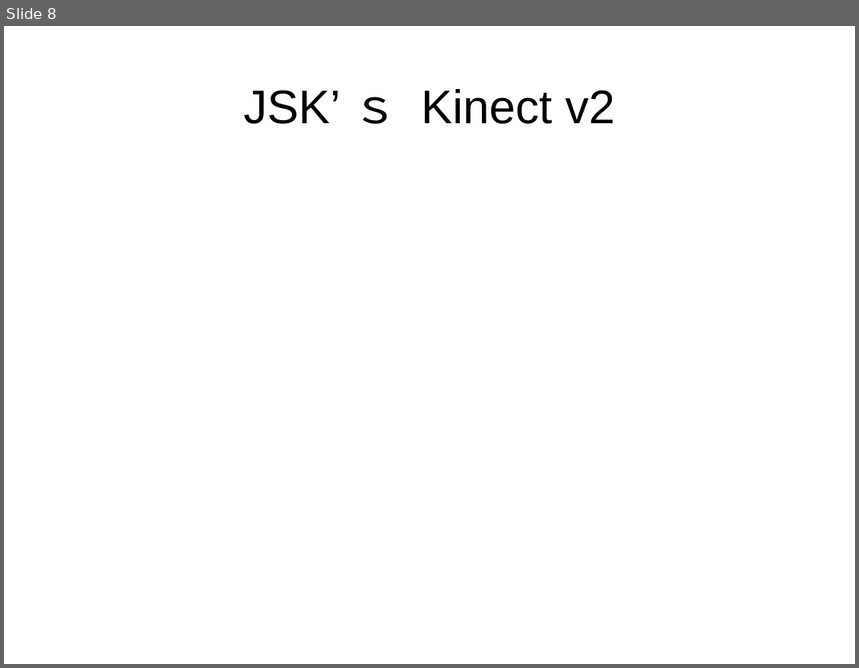
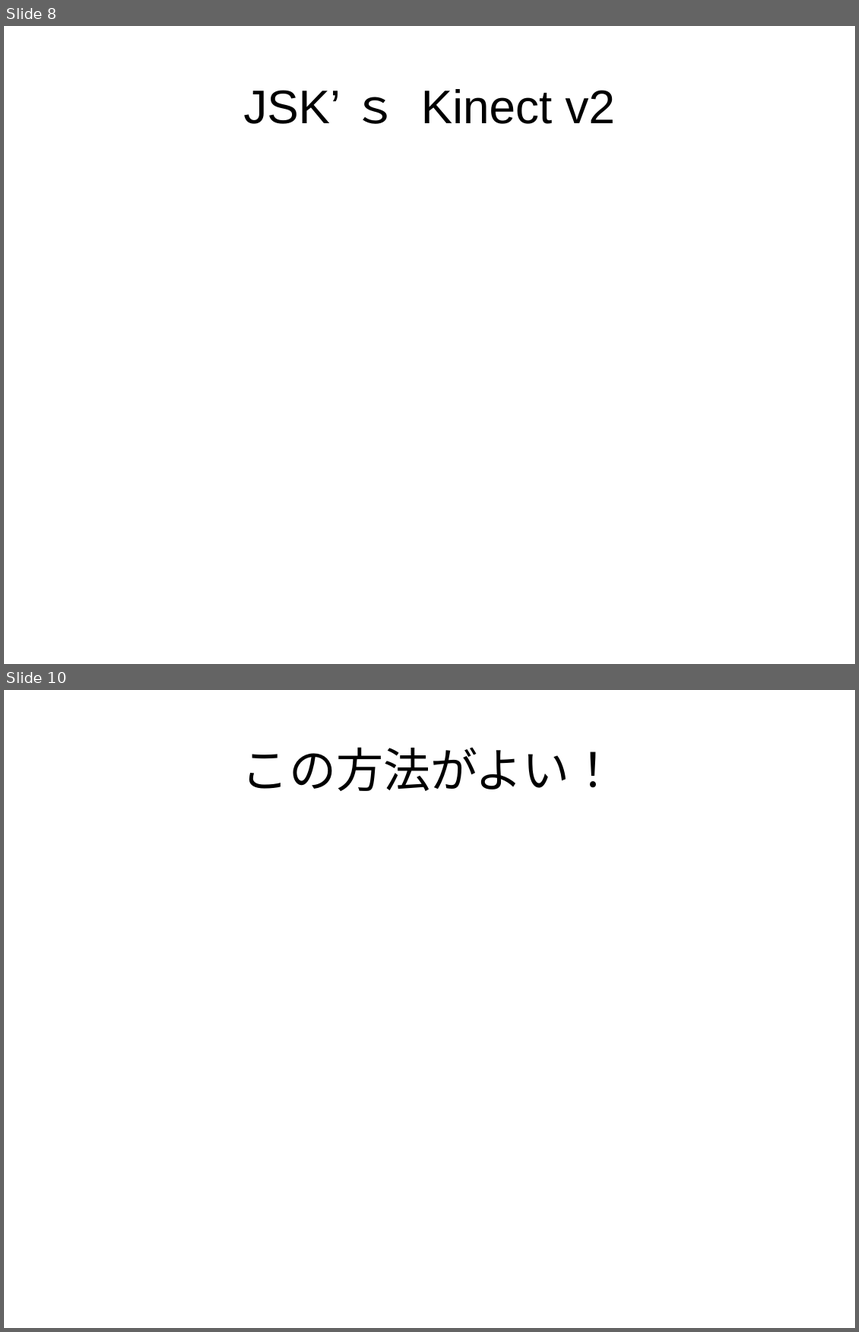
Before and after one commit to masakiyamamotobb/doc, a slide deck: Kinect_memo.odp. Shown one above the other, each under a label of ours: slide 8 before the commit, slides 8 and 10 after it; the slides between them are not shown. The pictures are 859x668 and 859x1332 pixels, drawn with LibreOffice and Linux fonts; fonts in the diff are those of the drawing; background and template pictures are left out. Boxes give left, top, right and bottom in pixels: in the first picture for what was removed or moved away, otherwise in the second. Text is boxed around its words. In the diff, an @@ line names an element or a change of style, - is before the commit and + after.

```diff
--- a/Kinect_memo.odp
+++ b/Kinect_memo.odp
@@ slide 10 added at [4, 690, 855, 1328], background picture (left out) @@
@@ title added at [242, 747, 617, 791], 44 pt, text #000000 @@
+この方法がよい！
```
Also in this commit, not shown: 4 other slides added, 5 slides removed, 1 other file.
